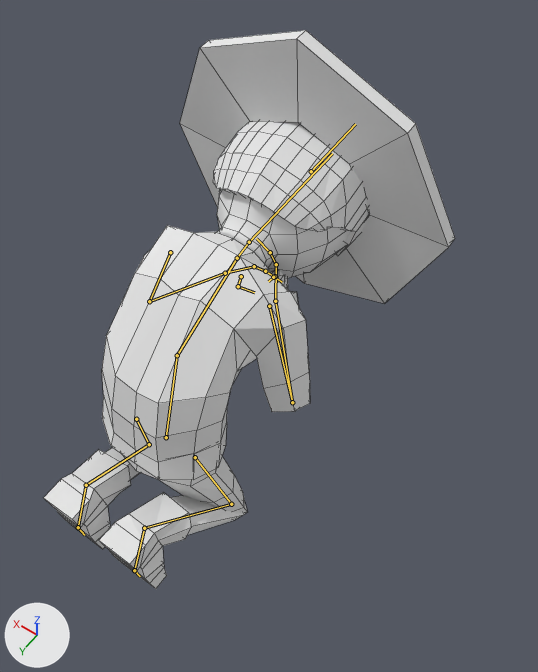
Two versions of the Blender file OutofLight/Assets/Graphics/PlayerCharacter/Dave - Blend/Dave eGEN.blend, one commit apart.
Camera for both pictures: a 50 mm camera at (-0.694, 0.338, 1.738) aimed at (-0.079, -0.522, 0.386). Every picture has the same lights, and +X, +Y and +Z are marked at lower left. Both versions are drawn at frame 69 of the action 'Death1'; the numbers are the values there. The bones that bend it are drawn over the model as lines. Mesh edges are drawn as thin lines.

In view in the first picture: 'Character'.
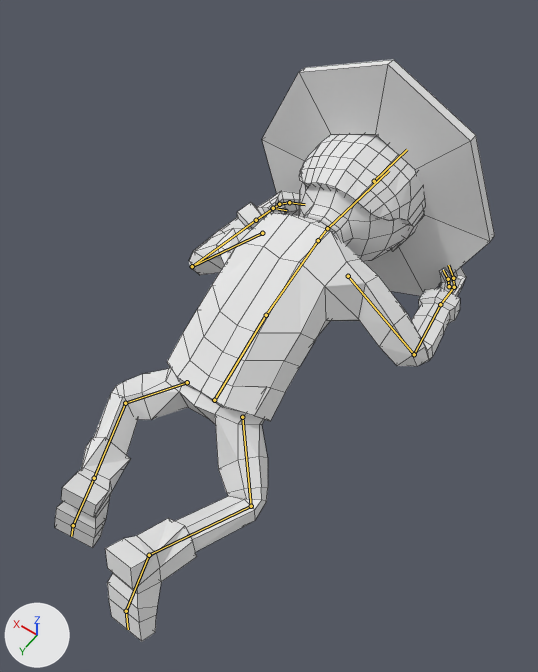
Pixel boxes (x1, y1, x2, y2) of what changed, in the pictures (538 x 672 px):
'Character', posed (7% wider)
    before: (44, 30, 455, 589)
    after: (55, 59, 495, 641)
bone 'Torso', root to tip
    before: (166, 437) to (177, 355)
    after: (214, 400) to (266, 315)
bone 'Chest', root to tip
    before: (177, 355) to (237, 258)
    after: (266, 315) to (318, 240)
bone 'Upper Arm.L', root to tip
    before: (170, 252) to (149, 301)
    after: (262, 233) to (192, 266)
bone 'Lower Arm.L', root to tip
    before: (149, 301) to (225, 273)
    after: (192, 266) to (256, 220)
bone 'Upper Arm.R', root to tip
    before: (269, 306) to (292, 402)
    after: (348, 276) to (414, 354)
bone 'Lower Arm.R', root to tip
    before: (292, 402) to (275, 301)
    after: (414, 354) to (440, 304)

Edits to the bpy script that builds the scene:
```text
Change bone_torso:
    where bone_torso = bpy.data.objects['Armature'].pose.bones['Torso']  # child of 'Root'
    bone_torso.location: (-0.02, -3.06, -2.52) -> (-0.02, -3.55, -4.31)
    bone_torso.rotation_quaternion: (0.993, -0.118, 0.001, 0.0) -> (0.847, -0.47, 0.001, -0.001)  # degrees (-14, 0, 0) -> degrees (-58, 0, 0)
Change bone_chest:
    where bone_chest = bpy.data.objects['Armature'].pose.bones['Chest']  # child of 'Torso'
    bone_chest.rotation_quaternion: (0.843, 0.538, 0.0, 0.0) -> (0.799, 0.603, 0.0, 0.0)  # degrees (65, 0, 0) -> degrees (74, 0, 0)
Change bone_upper_arm_l:
    where bone_upper_arm_l = bpy.data.objects['Armature'].pose.bones['Upper Arm.L']  # child of 'Chest'
    bone_upper_arm_l.rotation_quaternion: (0.654, 0.322, 0.547, -0.411) -> (0.486, 0.298, 0.734, -0.102)  # degrees (-8, 79, -71) -> degrees (-20, 118, -57)
Change bone_lower_arm_l:
    where bone_lower_arm_l = bpy.data.objects['Armature'].pose.bones['Lower Arm.L']  # child of 'Upper Arm.L'
    bone_lower_arm_l.rotation_quaternion: (0.353, 0.908, 0.069, -0.215) -> (-0.053, 0.834, -0.237, -0.186)  # degrees (137, 26, -2) -> degrees (180, 25, -32)
Change bone_upper_arm_r:
    where bone_upper_arm_r = bpy.data.objects['Armature'].pose.bones['Upper Arm.R']  # child of 'Chest'
    bone_upper_arm_r.rotation_quaternion: (0.851, -0.195, 0.197, 0.446) -> (0.802, 0.106, 0.323, 0.391)  # degrees (-10, 31, 52) -> degrees (32, 29, 60)
Change bone_lower_arm_r:
    where bone_lower_arm_r = bpy.data.objects['Armature'].pose.bones['Lower Arm.R']  # child of 'Upper Arm.R'
    bone_lower_arm_r.rotation_quaternion: (0.472, -0.235, 0.03, 0.849) -> (0.577, -0.131, 0.392, 0.553)  # degrees (-11, 25, 119) -> degrees (31, 48, 102)
Change bone_leg_pole_target_l:
    where bone_leg_pole_target_l = bpy.data.objects['Armature'].pose.bones['Leg pole target.L']  # child of 'Root'
    bone_leg_pole_target_l.location: (0.0, 5.86, 0.0) -> (0.0, 22.45, 0.0)
Change bone_leg_control_l:
    where bone_leg_control_l = bpy.data.objects['Armature'].pose.bones['Leg Control.L']  # child of 'Root'
    bone_leg_control_l.location: (-0.03, 0.28, 2.22) -> (-0.03, 0.85, 1.88)
    bone_leg_control_l.rotation_quaternion: (0.757, -0.653, 0.0, 0.0) -> (0.625, -0.743, -0.004, 0.143)  # degrees (-82, 0, 0) -> degrees (-99, 12, 11)
Change bone_leg_pole_target_r:
    where bone_leg_pole_target_r = bpy.data.objects['Armature'].pose.bones['Leg pole target.R']  # child of 'Root'
    bone_leg_pole_target_r.location: (0.0, 5.86, 0.0) -> (0.0, 22.45, 0.0)
Change bone_leg_control_r:
    where bone_leg_control_r = bpy.data.objects['Armature'].pose.bones['Leg Control.R']  # child of 'Root'
    bone_leg_control_r.location: (0.0, 0.26, 2.3) -> (0.0, 0.28, 1.95)
    bone_leg_control_r.rotation_quaternion: (0.761, -0.649, 0.0, 0.0) -> (0.555, -0.781, -0.056, -0.127)  # degrees (-81, 0, 0) -> degrees (-109, -16, -3)
```
